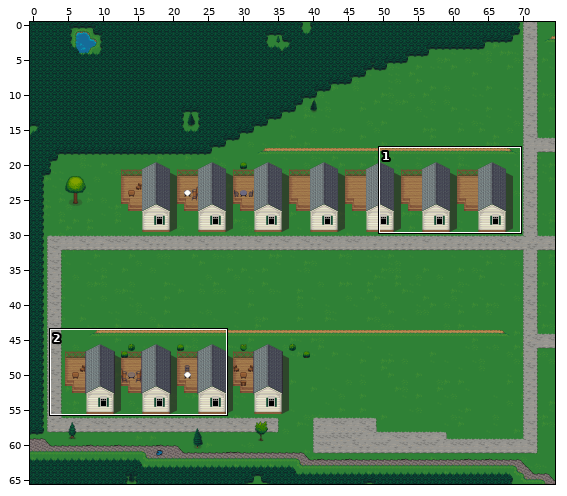
Tiled map, stored at tiled/map-west0.tmx. Above, an overview of the earlier version with the close-up marked.
Close-up. Earlier state:
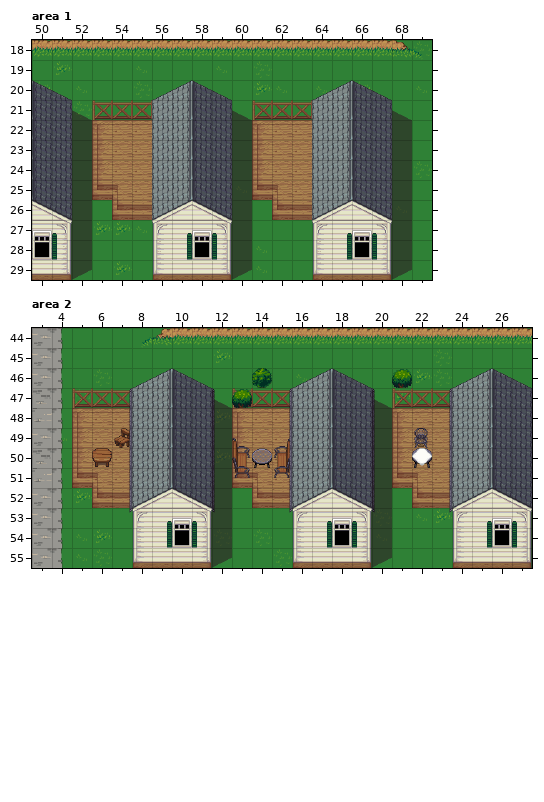
Cells are 32x32 px. Shown: area 1 x 50..69, y 18..29; area 2 x 3..27, y 44..55. The commit also changed other parts of the map, which this record leaves out.
The result:
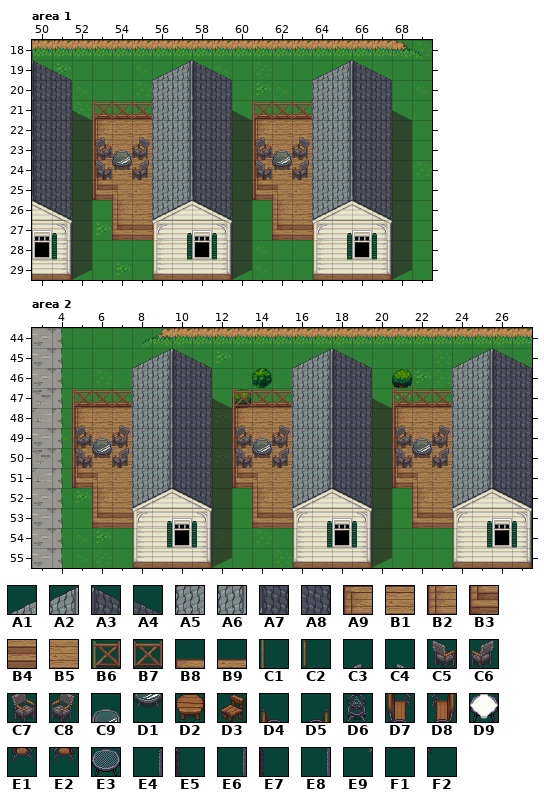
Key: from "Kneippbyn": A1 74, A2 75, A3 76, A4 77, A5 92, A6 93, A7 94, A8 95, A9 576, B1 577, B2 594, B3 612, B4 613, B5 649, B6 720, B7 721, B8 1120, B9 1121, C1 1312, C2 1408, C3 1762, C4 1763, C5 1792, C6 1793, C7 1794, C8 1795, C9 1828, D1 1860; from "LPC Accessories": D2 1, D3 4, D4 5, D5 6, D6 9, D7 10, D8 11, D9 12, E1 15, E2 16, E3 17; from "LPC Barn": E4 588, E5 593, E6 620, E7 625, E8 652, E9 684, F1 685, F2 689.
__ is an empty cell.
Tiles replaced or removed in this view: A1, A2, A3, A4, A9, B1, B2, B3, B4, B5, B6, B7, D2, D3, D4, D5, D6, D7, D8, D9, E1, E2, E3, E4, E5, E6, E7, E8, E9, F1, F2.
Changes in this commit:
Changed rows in their new state; .. is an unchanged cell.
Layer "Roads, Terrain", area 1:
first column x 53:
21 B8 B9 B9 .. .. .. .. .. B8 B9 B9 ..
22 B2 B5 B5 .. .. .. .. .. B2 B5 B5 ..
23 B2 B5 B5 .. .. .. .. .. B2 B5 B5 ..
24 B2 B5 B5 .. .. .. .. .. B2 B5 B5 ..
25 B3 .. .. .. .. .. .. .. B3 .. .. ..
26 .. B2 B5 .. .. .. .. .. .. B2 B5 ..
27 .. B3 B4 B4 .. .. .. .. .. B3 B4 B4
Layer "Buildings", area 1:
first column x 53:
21 __ __ __ .. .. .. .. .. __ __ __
22 __ __ __ .. .. .. .. .. __ __ __
23 __ __ __ .. .. .. .. .. __ __ __
24 __ __ __ .. .. .. .. .. __ __ __
25 __ .. .. .. .. .. .. .. __ .. ..
26 .. __ __ .. .. .. .. .. .. __ __
Layer "Objects", area 1:
first column x 53:
22 C3 .. C4 .. .. .. .. .. C3 .. C4
23 C7 C9 C8 .. .. .. .. .. C7 C9 C8
24 C5 D1 C6 .. .. .. .. .. C5 D1 C6
Layer "Roofs", area 1:
first column x 50:
19 A3 A4 .. .. .. .. A1 A2 A3 A4 .. .. .. .. A1 A2 A3 A4
20 A7 A8 .. .. .. .. A5 A6 A7 A8 .. .. .. .. A5 A6 A7 A8
21 .. .. .. B6 B7 B7 .. .. .. .. .. B6 B7 B7 .. .. .. ..
22 .. .. .. C1 .. .. .. .. .. .. .. C1 .. .. .. .. .. ..
23 .. .. .. C1 .. .. .. .. .. .. .. C1 .. .. .. .. .. ..
24 .. .. .. C1 .. .. .. .. .. .. .. C1 .. .. .. .. .. ..
25 .. .. .. C2 .. .. .. .. .. .. .. C2 .. .. .. .. .. ..
Layer "Roads, Terrain", area 2:
first column x 5:
47 B8 B9 B9 .. .. .. .. .. B8 B9 B9 .. .. .. .. .. B8 B9 B9 ..
48 B2 B5 B5 .. .. .. .. .. B2 B5 B5 .. .. .. .. .. B2 B5 B5 ..
49 B2 B5 B5 .. .. .. .. .. B2 B5 B5 .. .. .. .. .. B2 B5 B5 ..
50 B2 B5 B5 .. .. .. .. .. B2 B5 B5 .. .. .. .. .. B2 B5 B5 ..
51 B3 .. B5 .. .. .. .. .. B3 .. B5 .. .. .. .. .. B3 .. B5 ..
52 .. B2 B5 .. .. .. .. .. .. B2 B5 .. .. .. .. .. .. B2 B5 ..
53 .. B3 B4 B4 .. .. .. .. .. B3 B4 B4 .. .. .. .. .. B3 B4 B4
Layer "Buildings", area 2:
first column x 5:
47 __ __ __ .. .. .. .. .. __ __ __ .. .. .. .. .. __ __ __
48 __ __ __ .. .. .. .. .. __ __ __ .. .. .. .. .. __ __ __
49 __ __ __ .. .. .. .. .. __ __ __ .. .. .. .. .. __ __ __
50 __ __ __ .. .. .. .. .. __ __ __ .. .. .. .. .. __ __ __
51 __ .. __ .. .. .. .. .. __ .. __ .. .. .. .. .. __ .. __
52 .. __ __ .. .. .. .. .. .. __ __ .. .. .. .. .. .. __ __
Layer "Objects", area 2:
first column x 5:
48 C3 .. C4 .. .. .. .. .. C3 .. C4 .. .. .. .. .. C3 .. C4
49 C7 C9 C8 .. .. .. .. .. C7 C9 C8 .. .. .. .. .. C7 C9 C8
50 C5 D1 C6 .. .. .. .. .. C5 D1 C6 .. .. .. .. .. C5 D1 C6
51 .. .. .. .. .. .. .. .. __ .. __ .. .. .. .. .. .. .. ..
Layer "Roofs", area 2:
first column x 5:
45 .. .. .. A1 A2 A3 A4 .. .. .. .. A1 A2 A3 A4 .. .. .. .. A1 A2 A3 A4
46 .. .. .. A5 A6 A7 A8 .. .. .. .. A5 A6 A7 A8 .. .. .. .. A5 A6 A7 A8
47 B6 B7 B7 .. .. .. .. __ B6 B7 B7 .. .. .. .. __ B6 B7 B7 .. .. .. ..
48 C1 .. __ .. .. .. .. __ C1 .. __ .. .. .. .. __ C1 .. __ .. .. .. ..
49 C1 .. __ .. .. .. .. __ C1 .. __ .. .. .. .. __ C1 .. __ .. .. .. ..
50 C1 .. __ .. .. .. .. __ C1 .. __ .. .. .. .. __ C1 .. __ .. .. .. ..
51 C2 .. __ .. .. .. .. __ C2 .. __ .. .. .. .. __ C2 .. __ .. .. .. ..
52 .. .. __ .. .. .. .. __ .. .. __ .. .. .. .. __ .. .. __ .. .. .. ..
53 .. .. __ __ .. .. .. __ .. .. __ __ .. .. .. __ .. .. __ __ .. .. ..
Where, in picture pixels (left, top, right, bottom), the same in both close-ups:
changed: (32, 60, 72, 100)
changed: (92, 60, 232, 240)
changed: (252, 60, 392, 240)
changed: (72, 348, 532, 528)
